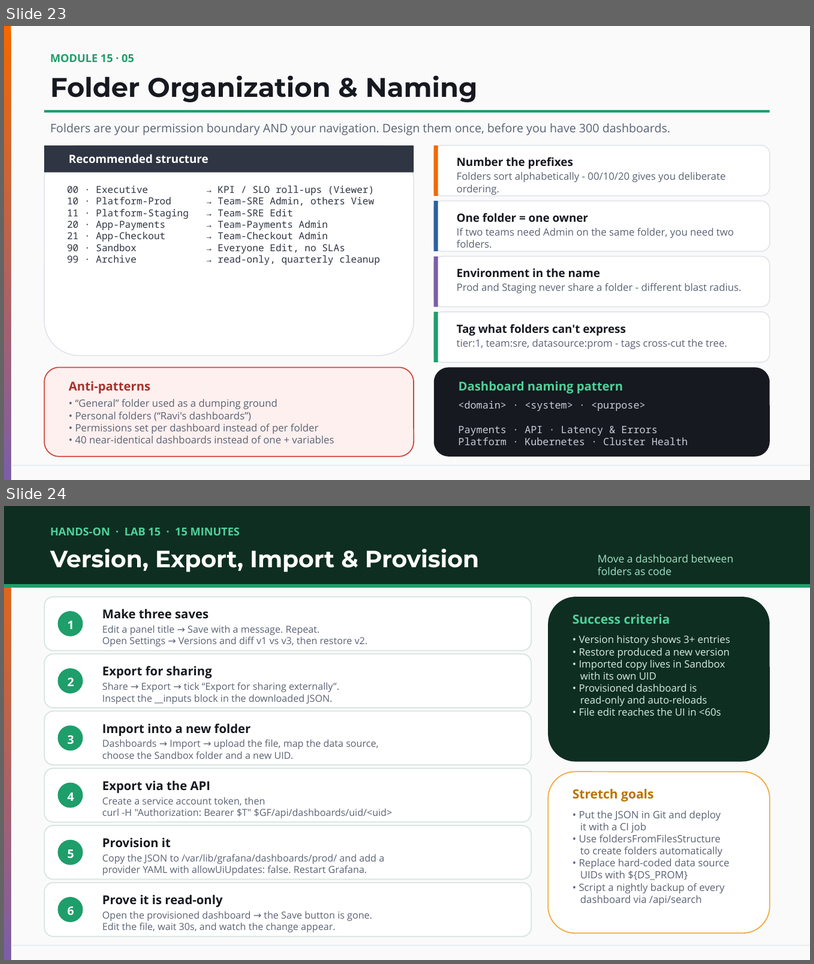
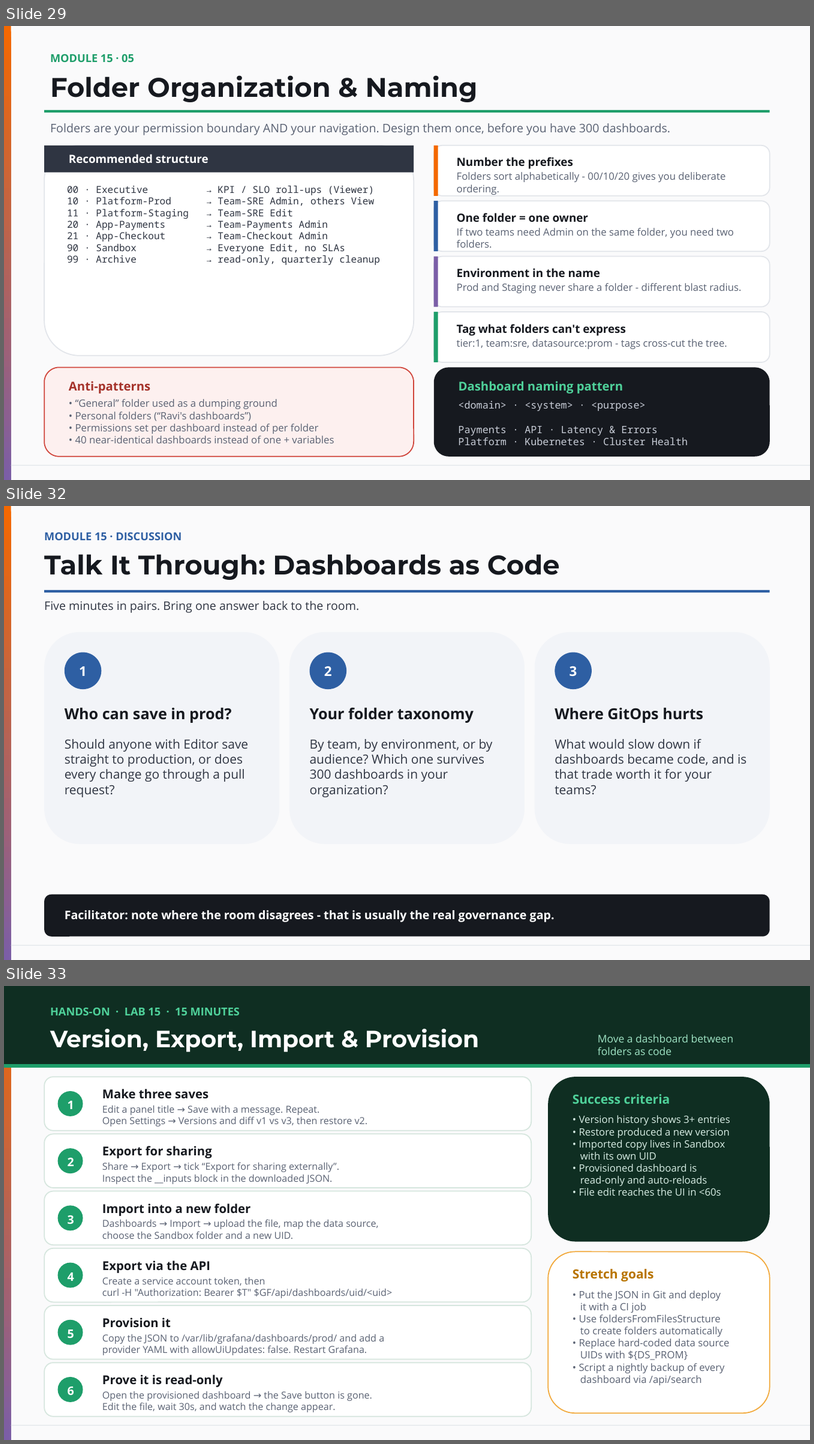
Before and after one commit to vikash-verma-profile/garfana-August-2026, a slide deck: Day-4/Day-4.pptx. Shown one above the other, each under a label of ours: slides 23 and 24 before the commit, slides 29, 32 and 33 after it; the slides between them are not shown. The pictures are 814x964 and 814x1444 pixels, drawn with LibreOffice and Linux fonts; fonts in the diff are those of the drawing. Boxes give left, top, right and bottom in pixels: in the first picture for what was removed or moved away, otherwise in the second. Text is boxed around its words. In the diff, an @@ line names an element or a change of style, - is before the commit and + after.

```diff
--- a/Day-4/Day-4.pptx
+++ b/Day-4/Day-4.pptx
@@ slide 32 added at box(4, 506, 810, 960), background #FAFAFB; not listed: 2 template elements that a slide beside it also shows @@
@@ text added at box(44, 532, 182, 540), 13 pt, text #2E5FA3, bold @@
+MODULE 15 · DISCUSSION
@@ text added at box(44, 554, 560, 580), 32 pt, text #16191F, bold @@
+Talk It Through: Dashboards as Code
@@ rectangle added at box(45, 590, 770, 592), fill #2E5FA3 @@
@@ text added at box(44, 601, 359, 613), 14 pt, text #2F3542 @@
+Five minutes in pairs. Bring one answer back to the room.
@@ rounded rectangle added at box(45, 632, 280, 844), fill #F2F4F8 @@
@@ rounded rectangle added at box(290, 632, 525, 844), fill #F2F4F8 @@
@@ rounded rectangle added at box(535, 632, 770, 844), fill #F2F4F8 @@
@@ ellipse added at box(65, 652, 101, 690), fill #2E5FA3, 16 pt, text #FFFFFF, bold @@
+1
@@ ellipse added at box(310, 652, 347, 690), fill #2E5FA3, 16 pt, text #FFFFFF, bold @@
+2
@@ ellipse added at box(555, 652, 592, 690), fill #2E5FA3, 16 pt, text #FFFFFF, bold @@
+3
@@ text added at box(65, 708, 231, 723), 18 pt, text #16191F, bold @@
+Who can save in prod?
@@ text added at box(310, 707, 474, 723), 18 pt, text #16191F, bold @@
+Your folder taxonomy
@@ text added at box(555, 708, 704, 723), 18 pt, text #16191F, bold @@
+Where GitOps hurts
@@ text added at box(65, 739, 248, 797), 15 pt, text #2F3542 @@
+Should anyone with Editor save straight to production, or does every change go through a pull request?
@@ text added at box(310, 739, 493, 797), 15 pt, text #2F3542 @@
+By team, by environment, or by audience? Which one survives 300 dashboards in your organization?
@@ text added at box(555, 739, 747, 795), 15 pt, text #2F3542 @@
+What would slow down if dashboards became code, and is that trade worth it for your teams?
@@ rounded rectangle added at box(45, 894, 770, 936), fill #16191F @@
@@ text added at box(65, 910, 555, 922), 14 pt, text #FFFFFF, bold @@
+Facilitator: note where the room disagrees - that is usually the real governance gap.
@@ what was slide 23 is now slide 29 @@
@@ what was slide 24 is now slide 33 @@
```
Also in this commit, not shown: 11 other slides added.
